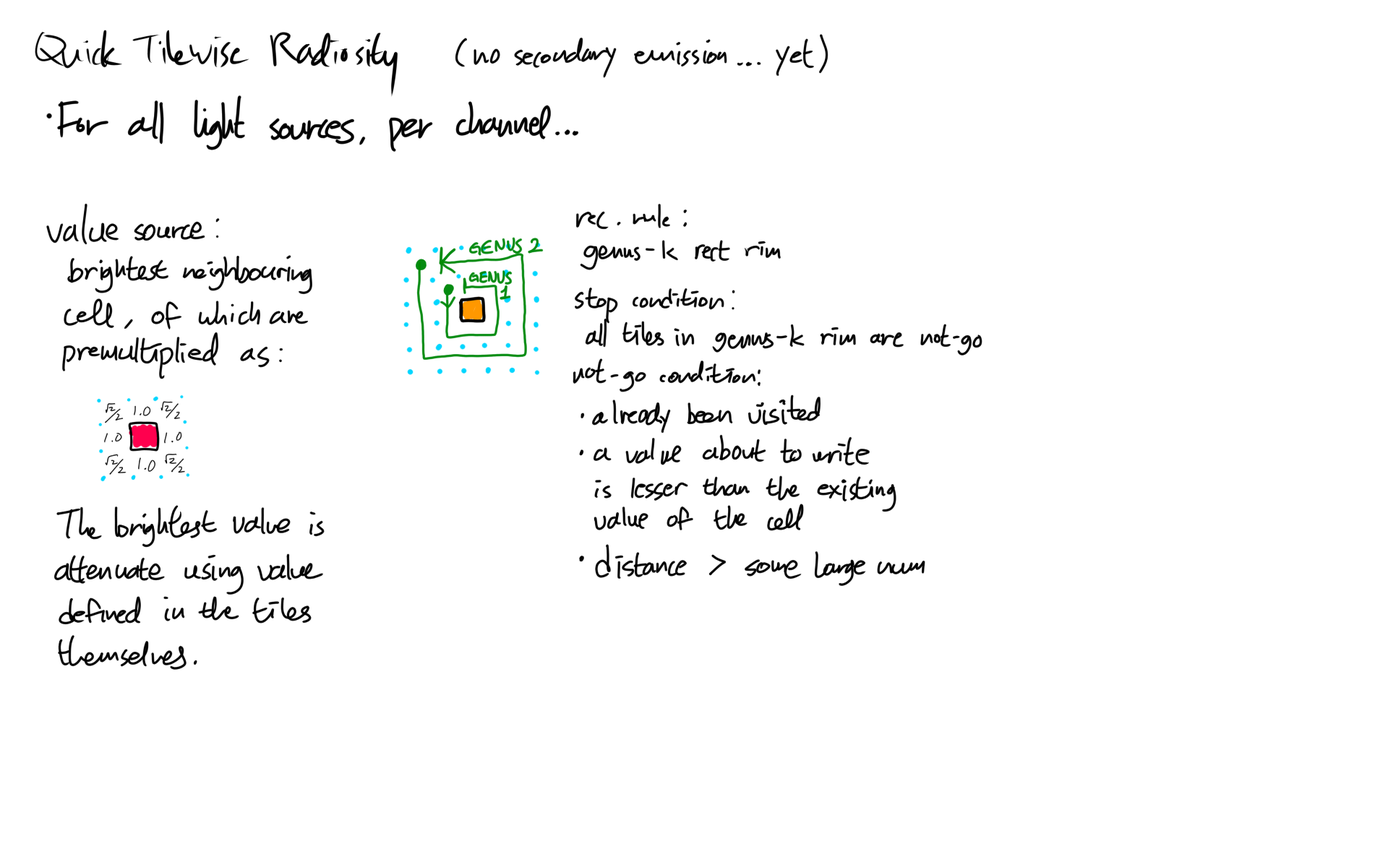
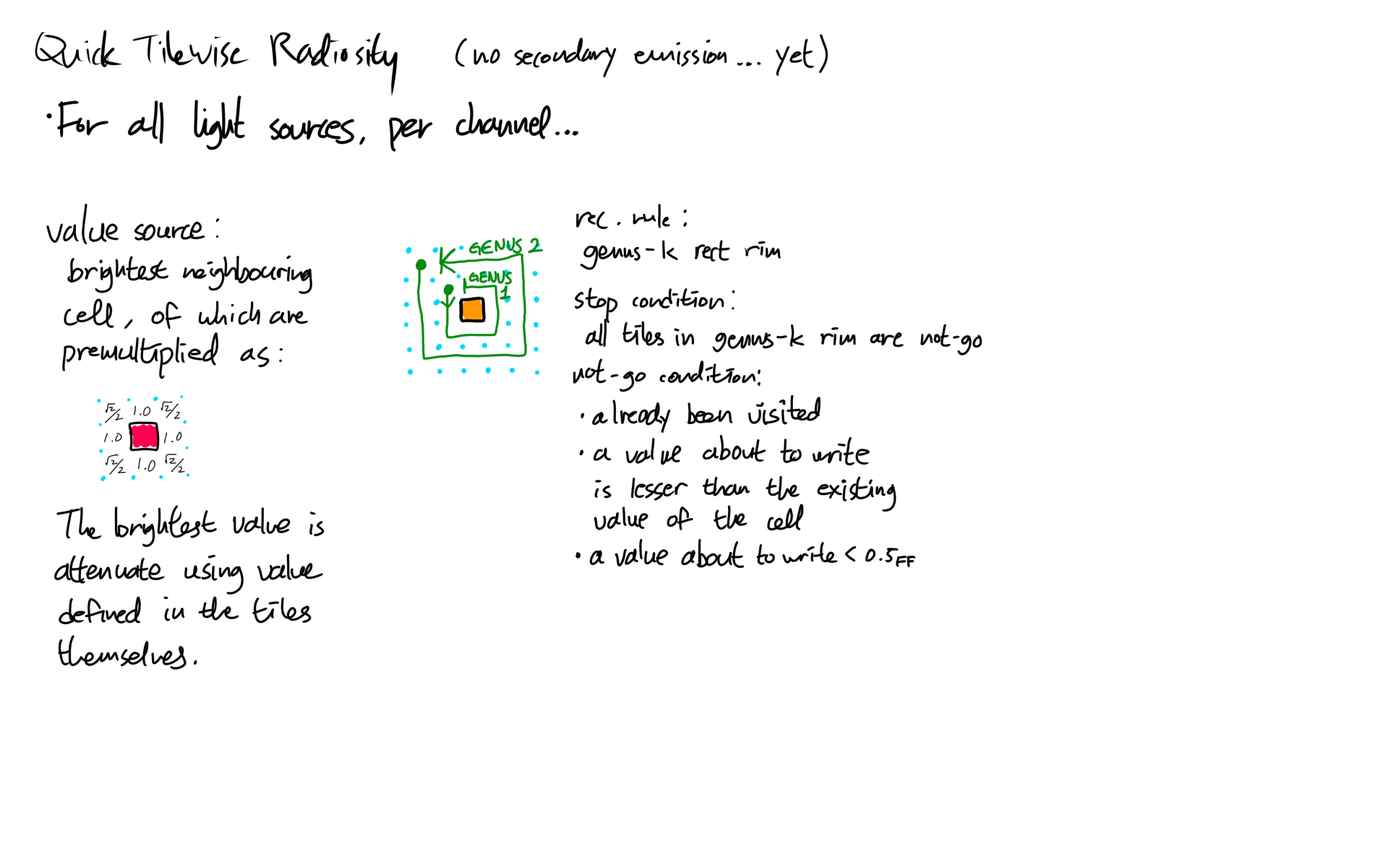
Revision of a layered (1388, 867) image; what changed, layer by layer:
painted on "Layer 2" over [575, 516, 926, 587]
